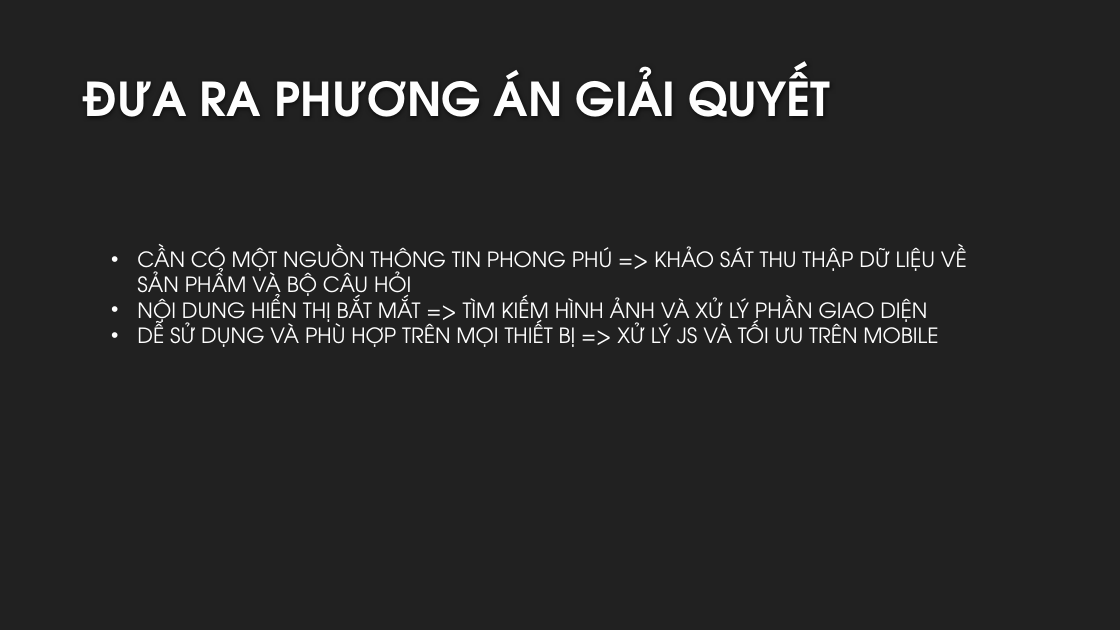
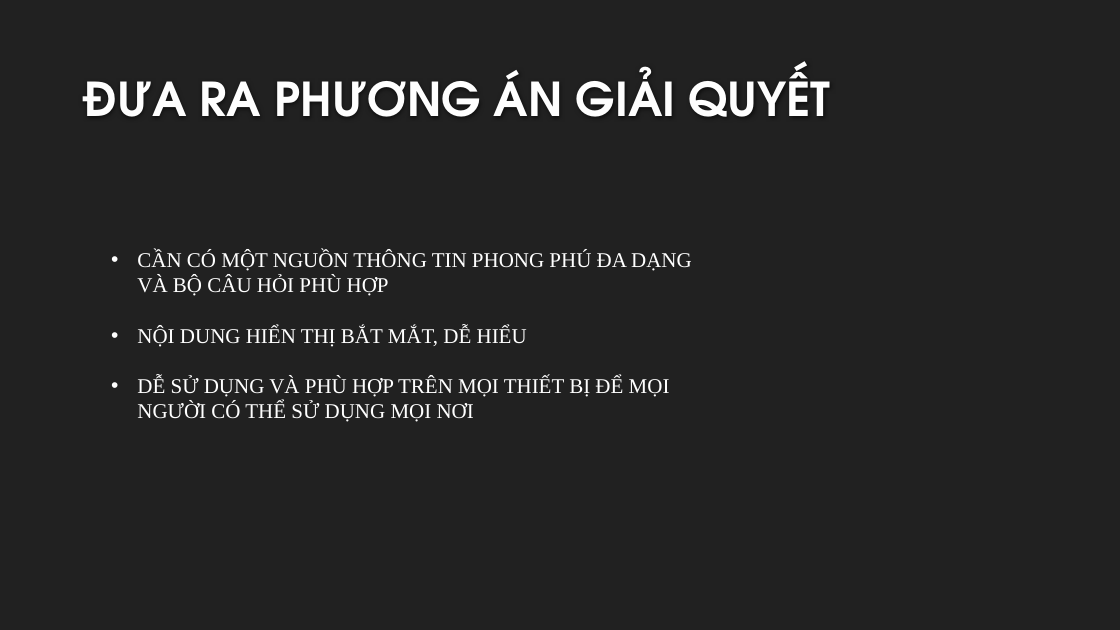
Before and after one commit to archimonde12/suggestGiftWebsite, a slide deck: slide 6 of PROJECT PRESENTATION.pptx. Drawn at 1120x630 pixels with LibreOffice and Linux fonts; fonts in the diff are those of the drawing; background and template pictures are left out. Boxes give left, top, right and bottom in pixels: in the first picture for what was removed or moved away, otherwise in the second. Text is boxed around its words. In the diff, an @@ line names an element or a change of style, - is before the commit and + after.

```diff
--- a/PROJECT PRESENTATION.pptx
+++ b/PROJECT PRESENTATION.pptx
@@ text at [137,251,692,422]: text changed; font TeX Gyre Adventor to Times New Roman @@
-• CẦN CÓ MỘT NGUỒN THÔNG TIN PHONG PHÚ => KHẢO SÁT THU THẬP DỮ LIỆU VỀ SẢN PHẨM VÀ BỘ CÂU HỎI
-• NỘI DUNG HIỂN THỊ BẮT MẮT => TÌM KIẾM HÌNH ẢNH VÀ XỬ LÝ PHẦN GIAO DIỆN
-• DỄ SỬ DỤNG VÀ PHÙ HỢP TRÊN MỌI THIẾT BỊ => XỬ LÝ JS VÀ TỐI ƯU TRÊN MOBILE
+• CẦN CÓ MỘT NGUỒN THÔNG TIN PHONG PHÚ ĐA DẠNG VÀ BỘ CÂU HỎI PHÙ HỢP
+• NỘI DUNG HIỂN THỊ BẮT MẮT, DỄ HIỂU
+• DỄ SỬ DỤNG VÀ PHÙ HỢP TRÊN MỌI THIẾT BỊ ĐỂ MỌI NGƯỜI CÓ THỂ SỬ DỤNG MỌI NƠI
```
Also in this commit, not shown: 4 other slides changed, 2 slides removed.
